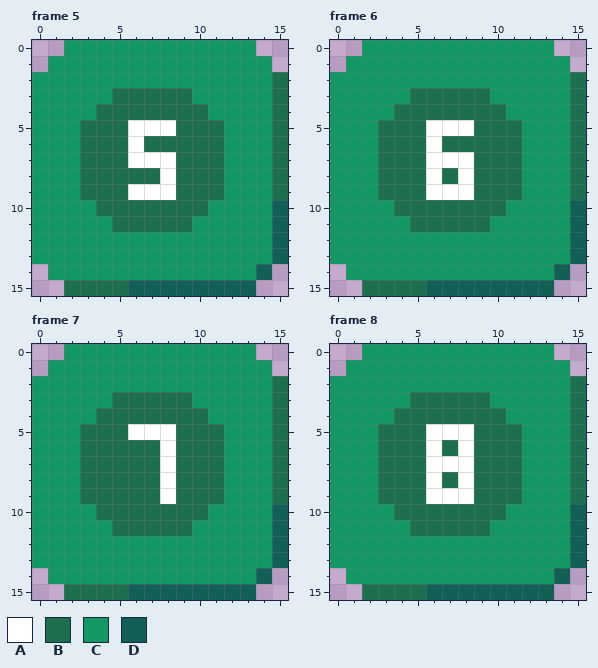
One commit to this pixel-art file: scenes/piece/skin1.aseprite. The first picture shows the starting point.
16x16 pixels, 15 frames. Shown: frame 5, frame 6, frame 7, frame 8. The commit also changed other frames, which this record leaves out.
Palette (. is transparent): A #ffffff  B #1e6f50  C #139864  D #126055
New version:
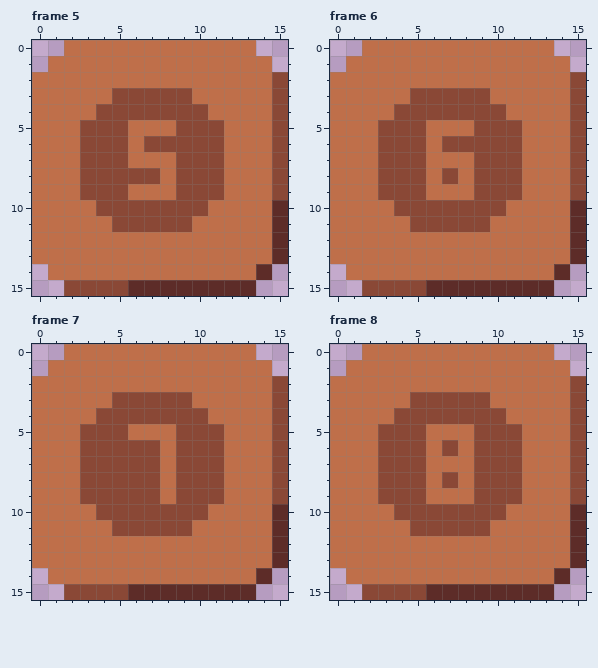
Diff:
colour B: #1e6f50 -> #8a4836
colour C: #139864 -> #bf6f4a
colour D: #126055 -> #5d2c28
Frame 5, layer "Layer 2":
y 5: x 6..8 AAA -> CCC
y 6: x 6 A -> C
y 7: x 6..8 AAA -> CCC
y 8: x 8 A -> C
y 9: x 6..8 AAA -> CCC
Frame 6, layer "Layer 2":
y 5: x 6..8 AAA -> CCC
y 6: x 6 A -> C
y 7: x 6..8 AAA -> CCC
y 8: x 6 A -> C; x 8 A -> C
y 9: x 6..8 AAA -> CCC
Frame 7, layer "Layer 2":
y 5: x 6..8 AAA -> CCC
y 6..9: x 8 A -> C
Frame 8, layer "Layer 2":
y 5: x 6..8 AAA -> CCC
y 6: x 6 A -> C; x 8 A -> C
y 7: x 6..8 AAA -> CCC
y 8: x 6 A -> C; x 8 A -> C
y 9: x 6..8 AAA -> CCC
